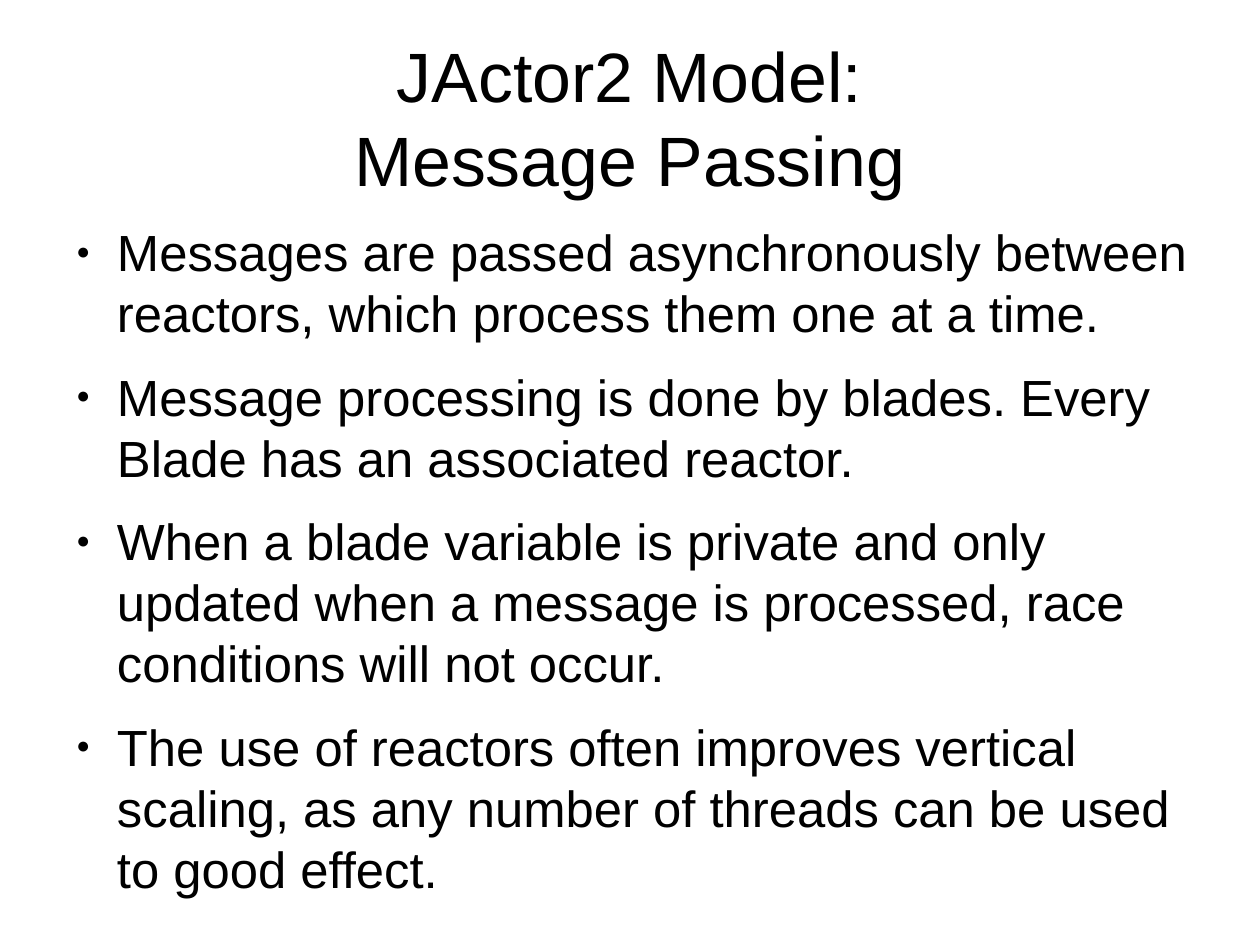
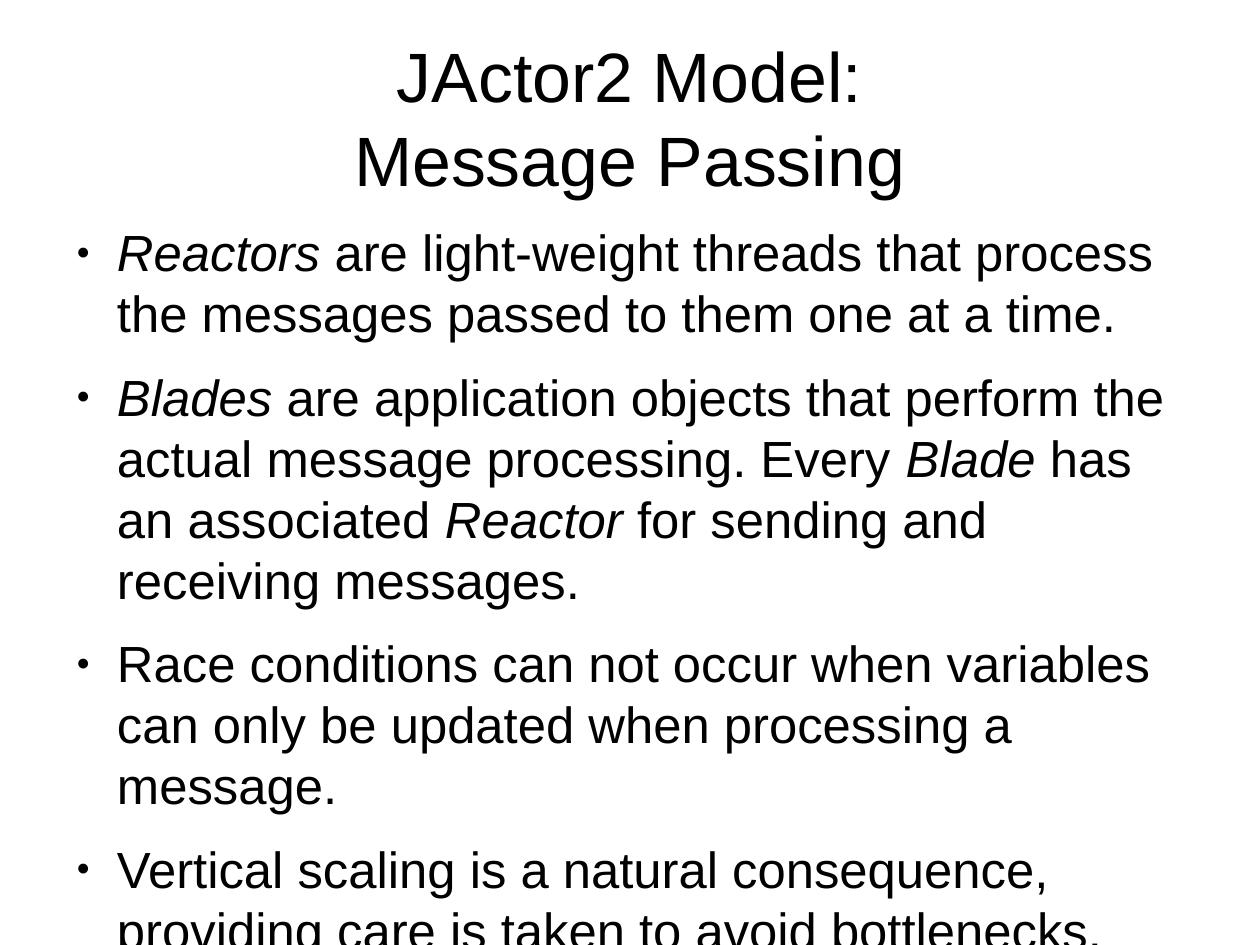
Before and after one commit to laforge49/JActor2, a slide deck: slide 4 of docs/JActor2Revisited.odp (slide 3 before the commit). Drawn at 1260x945 pixels with LibreOffice and Linux fonts; fonts in the diff are those of the drawing. Boxes give left, top, right and bottom in pixels: in the first picture for what was removed or moved away, otherwise in the second. Text is boxed around its words. In the diff, an @@ line names an element or a change of style, - is before the commit and + after.

Commit message:
#235 updates to slides and doc

```diff
--- a/docs/JActor2Revisited.odp
+++ b/docs/JActor2Revisited.odp
@@ text at <box>117,234,1165,898</box>: text changed @@
-● Messages are passed asynchronously between reactors, which process them one at a time.
-● Message processing is done by blades. Every Blade has an associated reactor.
-● When a blade variable is private and only updated when a message is processed, race conditions will not occur.
-● The use of reactors often improves vertical scaling, as any number of threads can be used to good effect.
+● Reactors are light-weight threads that process the messages passed to them one at a time.
+● Blades are application objects that perform the actual message processing. Every Blade has an associated Reactor for sending and receiving messages.
+● Race conditions can not occur when variables can only be updated when processing a message.
+● Vertical scaling is a natural consequence, providing care is taken to avoid bottlenecks.
```
Also in this commit, not shown: 1 other slide changed, 2 slides added, 1 slide removed, 2 other files.
